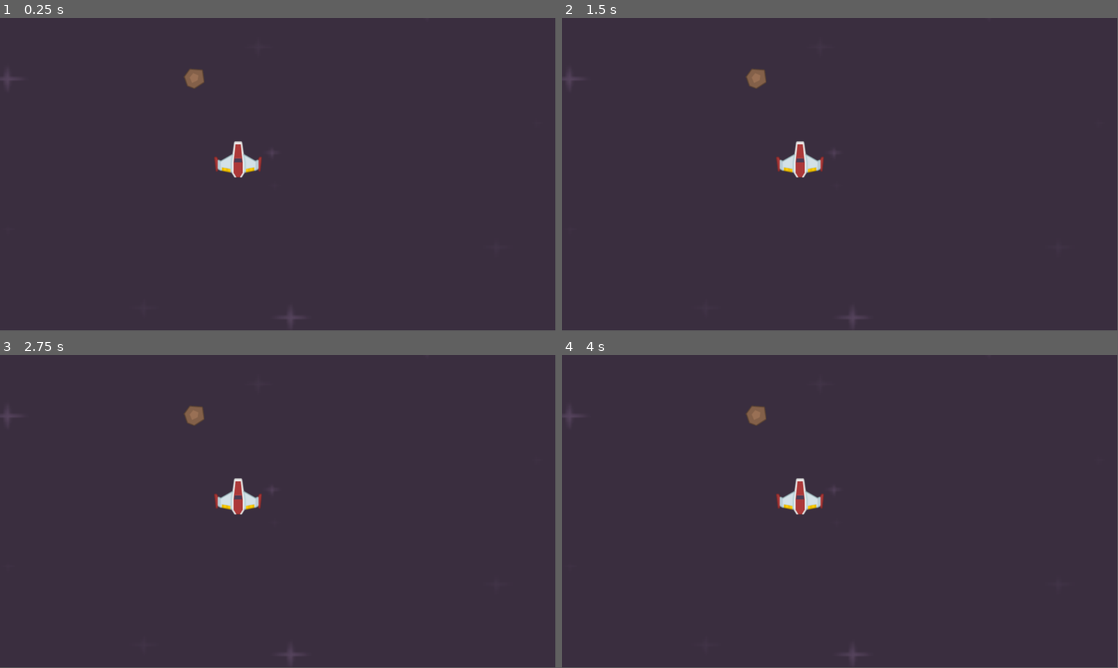
Above: before the commit, frames 1-4 (two rows, left to right).
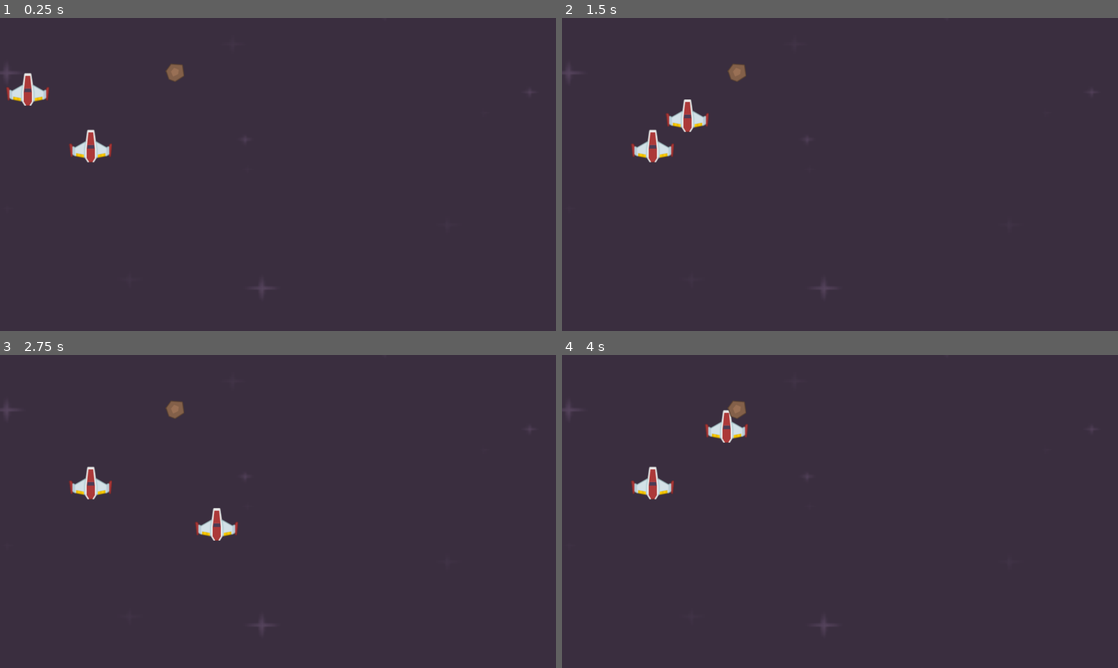
Above: after the commit, the same moments.

Repository: Yrthgze/GodotCrashCourese
Game: Godot game, scene res://Scenes/level.tscn
The game is run twice, just before and just after one commit, with the same random seed, the same clock (stepped at 60 frames per second) and the same inputs. Before the commit the project has no main scene; this scene is started directly in both runs.
Inputs:
- Up to frame 1 (0.25 s): no input
- Up to frame 2 (1.5 s): tap Enter at 0.5 s; hold Right (right, bound only after the commit) 0.53-1.28 s; hold Down (down, bound only after the commit) from 1.28 s (still down)
- Up to frame 3 (2.75 s): release Down (down, bound only after the commit) at 2.03 s; hold Right (right, bound only after the commit) from 2.03 s (still down)
- Up to frame 4 (4 s): release Right (right, bound only after the commit) at 2.78 s; hold Up (up, bound only after the commit) 2.78-3.53 s; hold Left (left, bound only after the commit) from 3.53 s (still down)
In our replay, the window is 799x449 before the commit and 800x450 after it. These sizes can differ from the game's own. Grey fills any space a smaller window leaves; there, only what the larger window draws over its background counts as a difference.

The runs differ from the first frame. In frame 1, 1.7% of the frame differs, in the area x 1-54%, y 14-97%; in frame 2, 1.7%; in frame 3, 1.7%; in frame 4, 1.7%.

Commit message:
[GodotCrashCourse]: Coding GDScript basics

Diff:
--- a/CrashCourse#1/Scenes/level.tscn
+++ b/CrashCourse#1/Scenes/level.tscn
@@ -12,7 +12,7 @@
 texture = ExtResource("1_yelfq")
 
 [node name="Player" parent="." instance=ExtResource("1_ostsi")]
-position = Vector2(494, 294)
+position = Vector2(64, 165)
 
 [node name="Meteor" parent="." instance=ExtResource("3_wpdov")]
 position = Vector2(403, 126)
--- a/CrashCourse#1/Scenes/player.gd
+++ b/CrashCourse#1/Scenes/player.gd
@@ -1,9 +1,17 @@
 extends Node2D
 
+var player_node = ""
+var speed: Vector2 = Vector2(0, 0)
+# The ':=' sets de type of the base_speed to the type of the value assigned
+@export var base_speed := 300
 # Called when the node enters the scene tree for the first time.
 func _ready():
-	pass # Replace with function body.
+	player_node = $PlayerImage
 
 # Called every frame. 'delta' is the elapsed time since the previous frame.
 func _process(delta):
-	pass
+	var direction = Input.get_vector("left", "right", "up", "down")
+	speed = direction * base_speed
+	#position += Vector2(1, 0) * 100 * delta
+	player_node.position += speed * delta
+	speed = Vector2(0, 0)
--- a/CrashCourse#1/Scenes/player.tscn
+++ b/CrashCourse#1/Scenes/player.tscn
@@ -8,3 +8,7 @@
 
 [node name="PlayerImage" type="Sprite2D" parent="."]
 texture = ExtResource("1_vkdja")
+
+[node name="PlayerImage2" type="Sprite2D" parent="."]
+position = Vector2(145, 130)
+texture = ExtResource("1_vkdja")
--- a/CrashCourse#1/project.godot
+++ b/CrashCourse#1/project.godot
@@ -11,8 +11,37 @@
 [application]
 
 config/name="CrashCourse#1"
+run/main_scene="res://Scenes/level.tscn"
 config/features=PackedStringArray("4.2", "GL Compatibility")
 config/icon="res://icon.svg"
+
+[display]
+
+window/size/viewport_width=1280
+window/size/viewport_height=720
+
+[input]
+
+left={
+"deadzone": 0.5,
+"events": [Object(InputEventKey,"resource_local_to_scene":false,"resource_name":"","device":-1,"window_id":0,"alt_pressed":false,"shift_pressed":false,"ctrl_pressed":false,"meta_pressed":false,"pressed":false,"keycode":0,"physical_keycode":4194319,"key_label":0,"unicode":0,"echo":false,"script":null)
+]
+}
+right={
+"deadzone": 0.5,
+"events": [Object(InputEventKey,"resource_local_to_scene":false,"resource_name":"","device":-1,"window_id":0,"alt_pressed":false,"shift_pressed":false,"ctrl_pressed":false,"meta_pressed":false,"pressed":false,"keycode":0,"physical_keycode":4194321,"key_label":0,"unicode":0,"echo":false,"script":null)
+]
+}
+up={
+"deadzone": 0.5,
+"events": [Object(InputEventKey,"resource_local_to_scene":false,"resource_name":"","device":-1,"window_id":0,"alt_pressed":false,"shift_pressed":false,"ctrl_pressed":false,"meta_pressed":false,"pressed":false,"keycode":0,"physical_keycode":4194320,"key_label":0,"unicode":0,"echo":false,"script":null)
+]
+}
+down={
+"deadzone": 0.5,
+"events": [Object(InputEventKey,"resource_local_to_scene":false,"resource_name":"","device":-1,"window_id":0,"alt_pressed":false,"shift_pressed":false,"ctrl_pressed":false,"meta_pressed":false,"pressed":false,"keycode":0,"physical_keycode":4194322,"key_label":0,"unicode":0,"echo":false,"script":null)
+]
+}
 
 [rendering]
 
